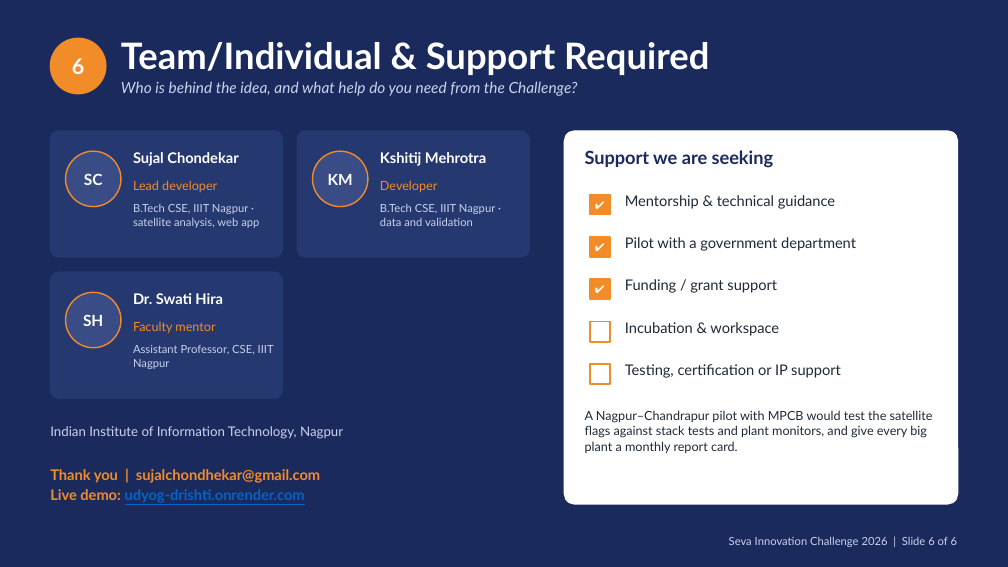
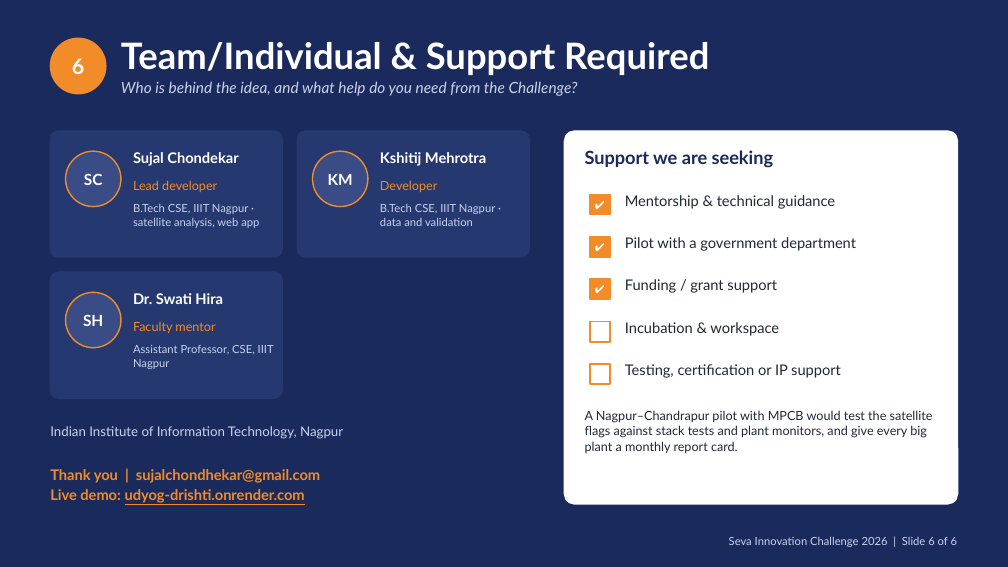
Before and after one commit to sujalappa/udyog-drishti, a slide deck: slide 6 of presentation/Udyog-drishti_AI_Seva_2026.pptx. Drawn at 1008x567 pixels with LibreOffice and Linux fonts; fonts in the diff are those of the drawing. Boxes give left, top, right and bottom in pixels: in the first picture for what was removed or moved away, otherwise in the second. Text is boxed around its words. In the diff, an @@ line names an element or a change of style, - is before the commit and + after.

```diff
--- a/presentation/Udyog-drishti_AI_Seva_2026.pptx
+++ b/presentation/Udyog-drishti_AI_Seva_2026.pptx
@@ text at <box>50,489,305,503</box>: text colour #0563C1 to #F28C28 in "udyog-drishti.onrender.com" @@
```
Also in this commit, not shown: 2 other slides changed, 1 other file.
